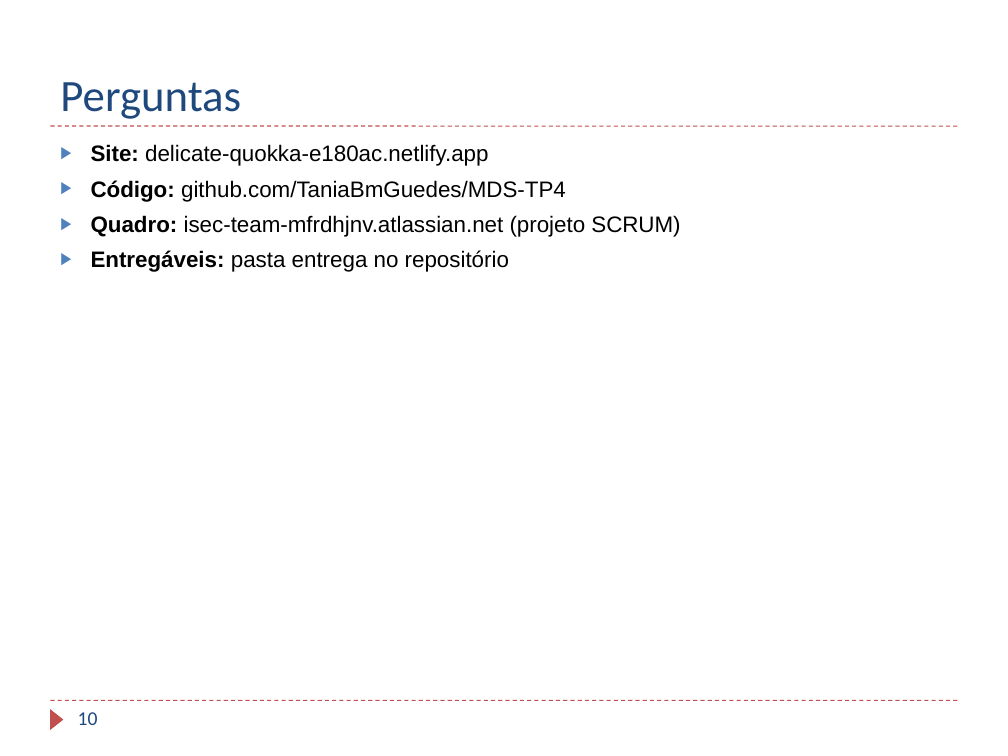
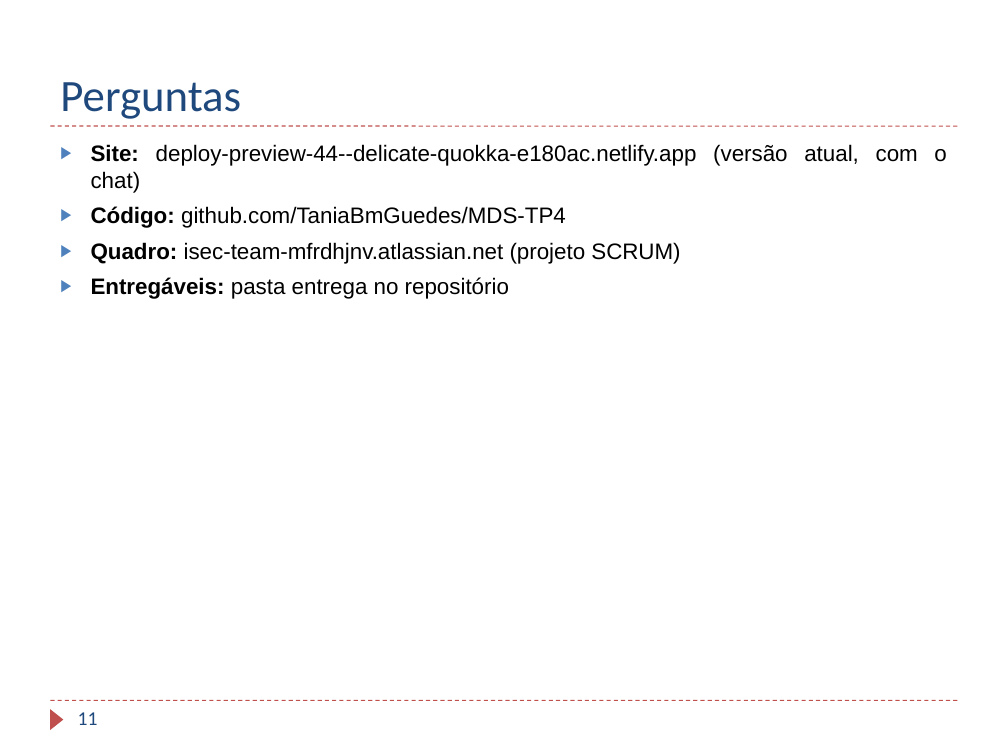
Before and after one commit to TaniaBmGuedes/MDS-TP4, a slide deck: slide 11 of entrega/07_Apresentacao_Final.pptx (slide 10 before the commit). Drawn at 1008x756 pixels with LibreOffice and Linux fonts; fonts in the diff are those of the drawing; background and template pictures are left out. Boxes give left, top, right and bottom in pixels: in the first picture for what was removed or moved away, otherwise in the second. Text is boxed around its words. In the diff, an @@ line names an element or a change of style, - is before the commit and + after.

Commit message:
Apresentação: sem capturas do site; um slide com o percurso dos 7 passos (o site é mostrado ao vivo)

```diff
--- a/entrega/07_Apresentacao_Final.pptx
+++ b/entrega/07_Apresentacao_Final.pptx
@@ text at [91, 144, 946, 193]: text changed @@
-▶ Site: delicate-quokka-e180ac.netlify.app
+▶ Site: deploy-preview-44--delicate-quokka-e180ac.netlify.app (versão atual, com o chat)
@@ page number at [78, 712, 98, 725]: text changed @@
-10
+11
```
Also in this commit, not shown: 4 other slides changed, 5 slides added, 4 slides removed.
